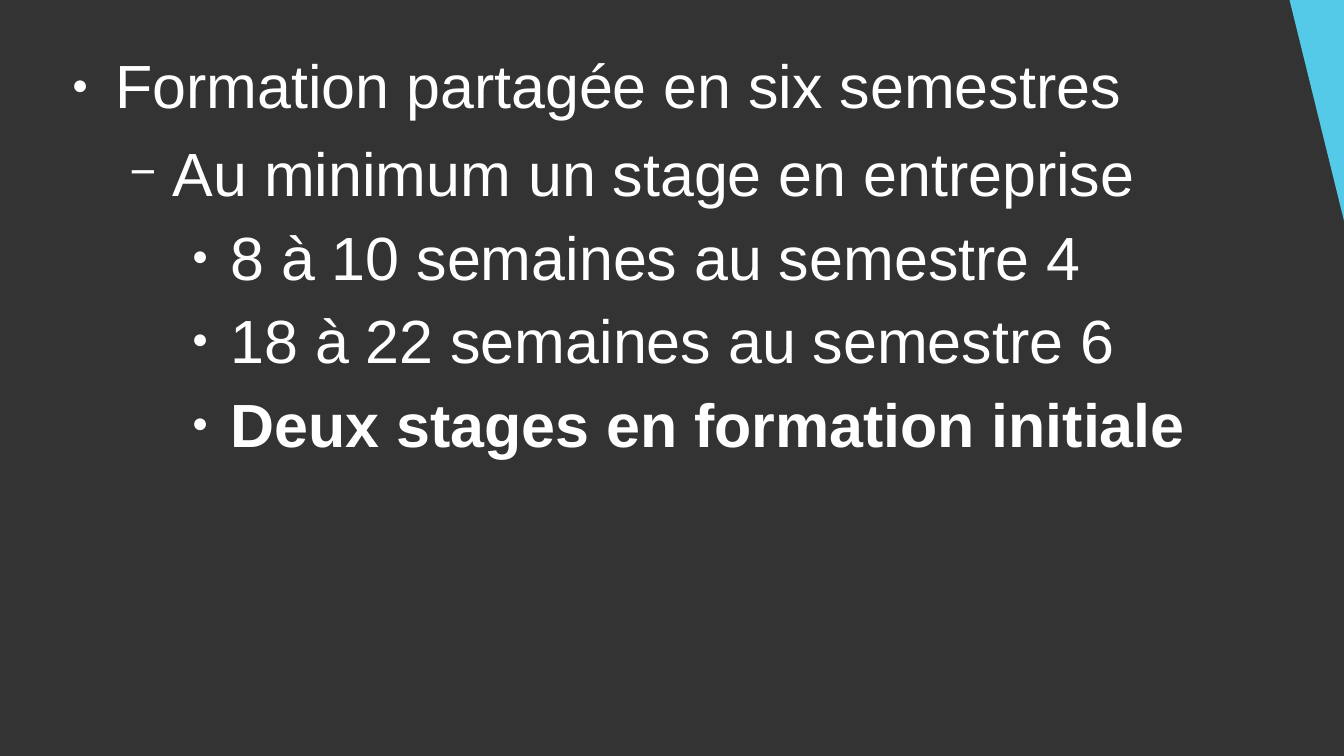
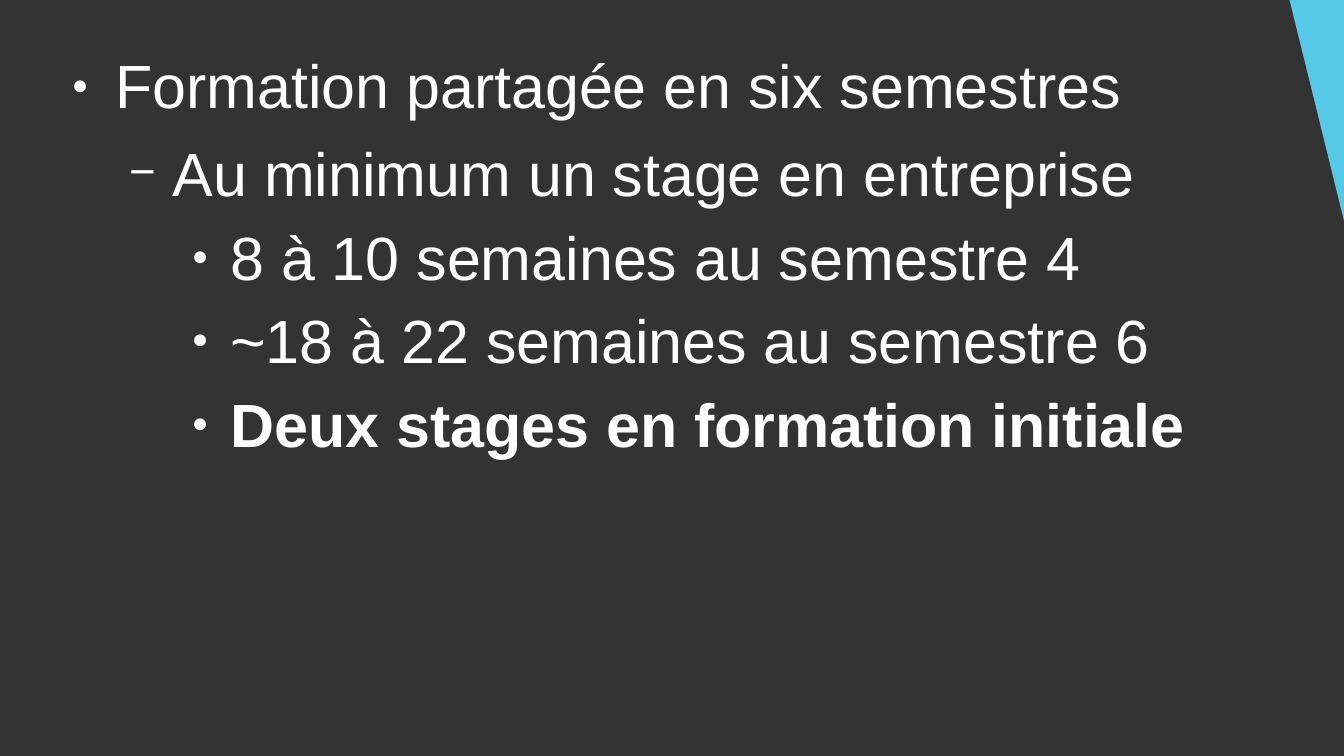
Before and after one commit to DanYellow/cours, a slide deck: slide 5 of presentation-formation-mmi/presentation.odp. Drawn at 1344x756 pixels with LibreOffice and Linux fonts; fonts in the diff are those of the drawing. Boxes give left, top, right and bottom in pixels: in the first picture for what was removed or moved away, otherwise in the second. Text is boxed around its words. In the diff, an @@ line names an element or a change of style, - is before the commit and + after.

```diff
--- a/presentation-formation-mmi/presentation.odp
+++ b/presentation-formation-mmi/presentation.odp
@@ text at (230,318,1150,364): text changed @@
-    ● 18 à 22 semaines au semestre 6
+    ● ~18 à 22 semaines au semestre 6
```
Also in this commit, not shown: 14 other slides changed, 1 slide added, 6 other files.
